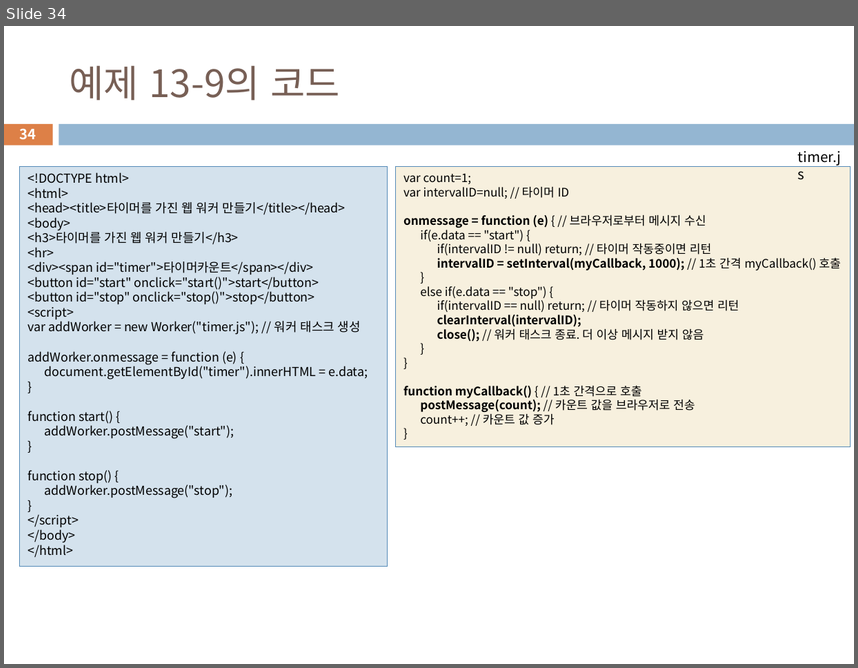
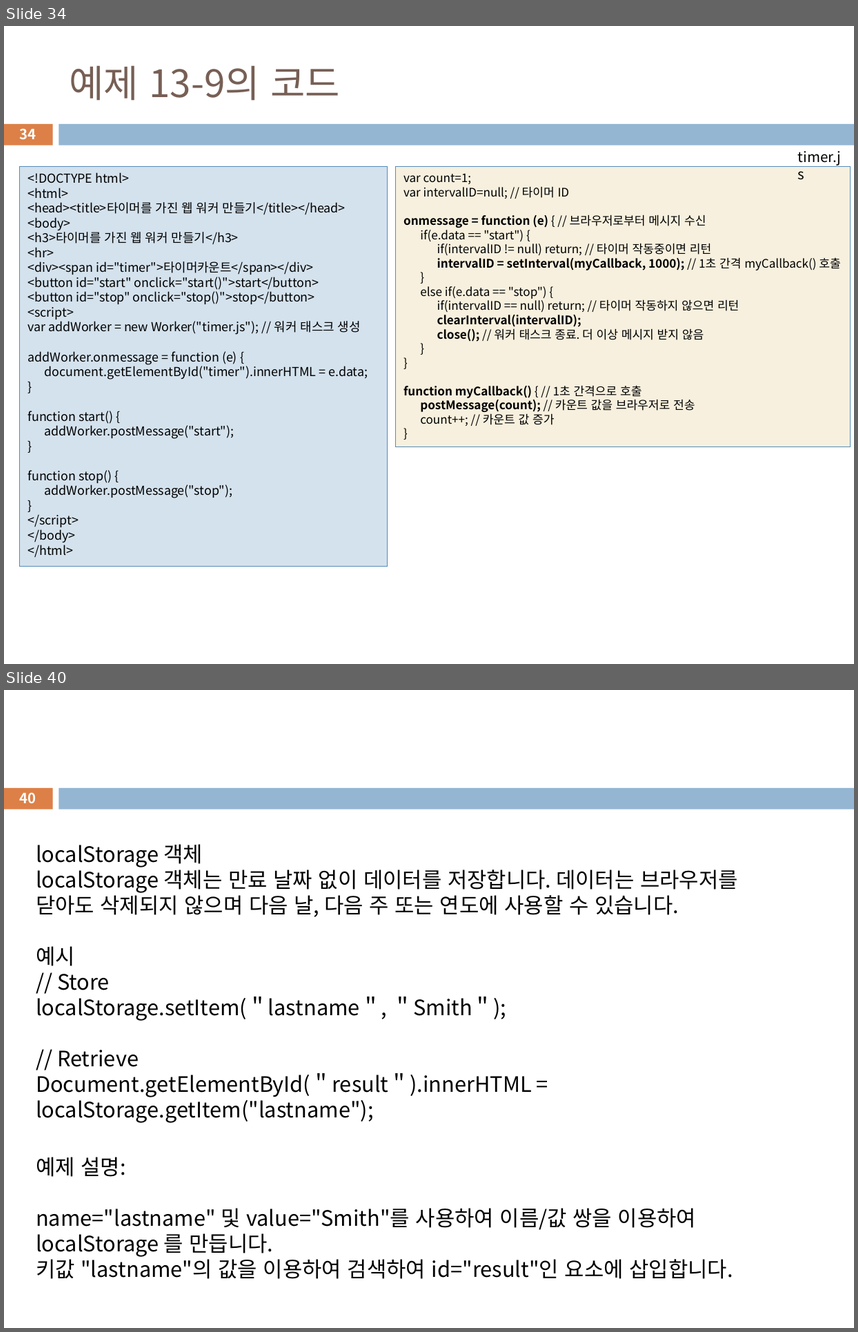
Before and after one commit to rasz60/ezen, a slide deck: 03_html_workspaces/chap13-HTMLAPI.pptx. Shown one above the other, each under a label of ours: slide 34 before the commit, slides 34 and 40 after it; the slides between them are not shown. The pictures are 858x668 and 858x1332 pixels, drawn with LibreOffice and Linux fonts; fonts in the diff are those of the drawing. Boxes give left, top, right and bottom in pixels: in the first picture for what was removed or moved away, otherwise in the second. Text is boxed around its words. In the diff, an @@ line names an element or a change of style, - is before the commit and + after.

```diff
--- a/03_html_workspaces/chap13-HTMLAPI.pptx
+++ b/03_html_workspaces/chap13-HTMLAPI.pptx
@@ slide 40 added at [4,690,854,1328], background #FFFFFF; not listed: 2 template elements that a slide beside it also shows @@
@@ page number added at [20,792,36,803], 11.9 pt, text #FFFFFF, bold @@
+40
@@ text added at [36,844,738,1123], 18 pt, text #000000 @@
+localStorage 객체
+localStorage 객체는 만료 날짜 없이 데이터를 저장합니다. 데이터는 브라우저를
+닫아도 삭제되지 않으며 다음 날, 다음 주 또는 연도에 사용할 수 있습니다.
+예시
+// Store
+localStorage.setItem(＂lastname＂, ＂Smith＂);
+// Retrieve
+Document.getElementById(＂result＂).innerHTML = localStorage.getItem("lastname");
@@ text added at [36,1156,733,1279], 18 pt, text #000000 @@
+예제 설명:
+name="lastname" 및 value="Smith"를 사용하여 이름/값 쌍을 이용하여 localStorage 를 만듭니다.
+키값 "lastname"의 값을 이용하여 검색하여 id="result"인 요소에 삽입합니다.
```
Also in this commit, not shown: 6 other slides added, 55 other files.
